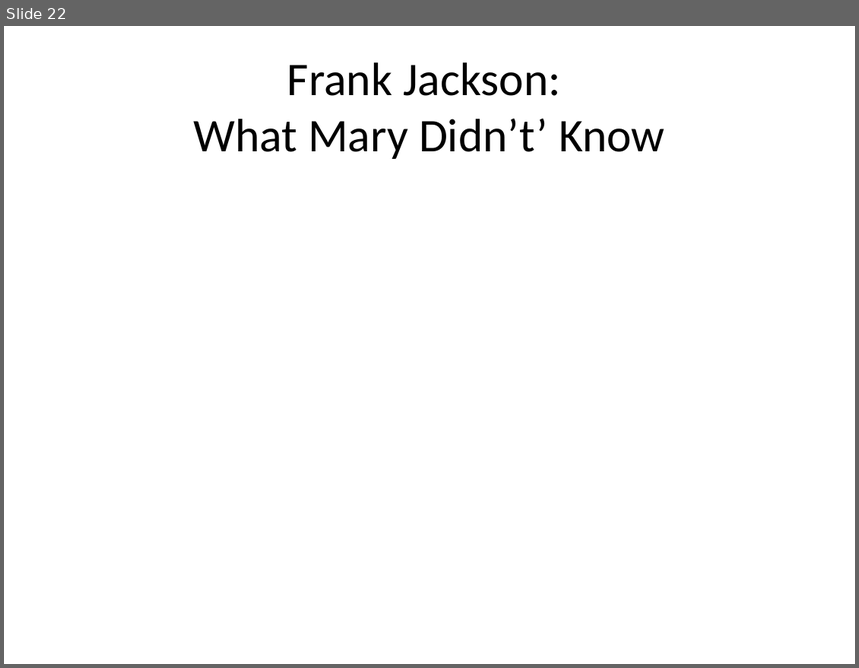
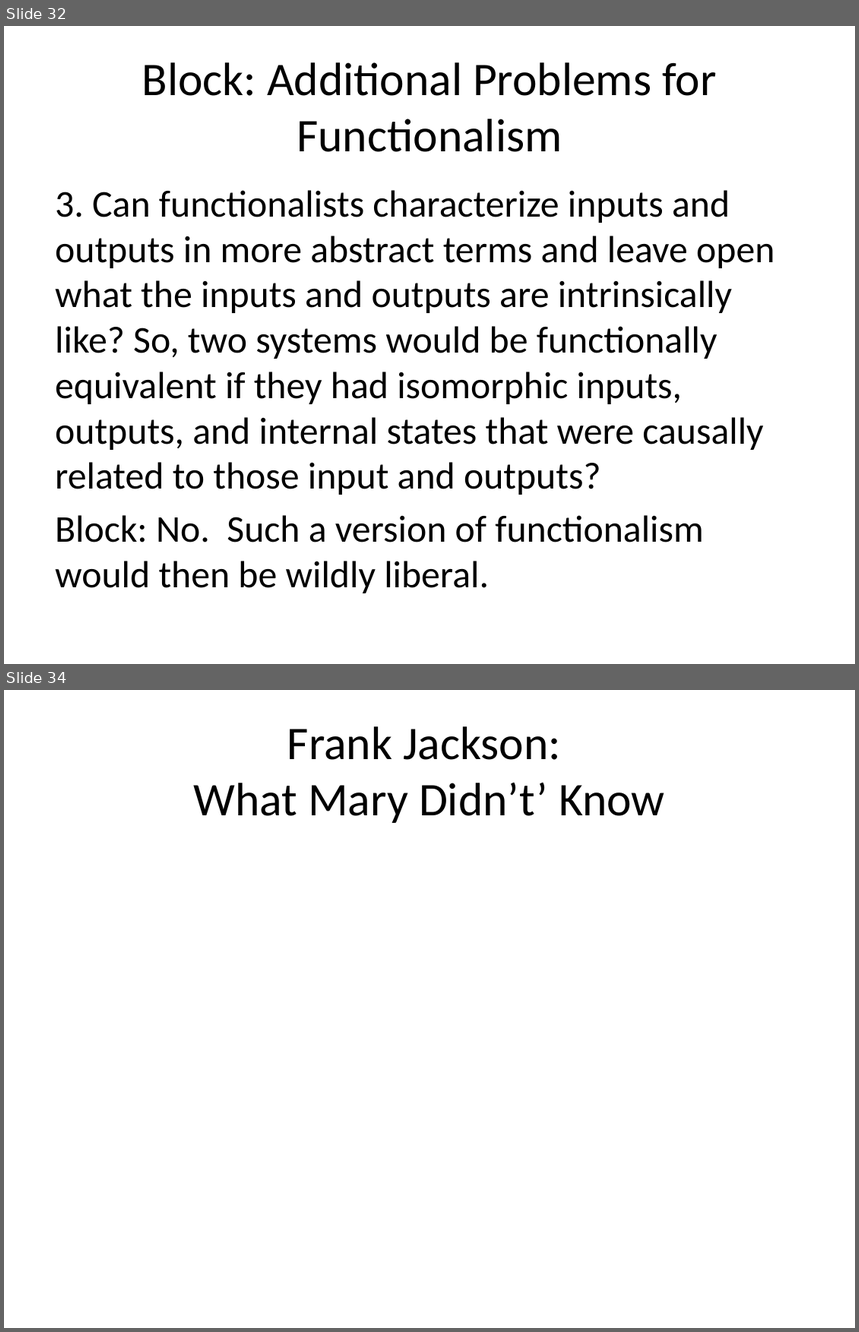
Before and after one commit to Ediblelnk/Kutztown-MSC, a slide deck: PHI241-philosophy-of-the-mind/lecture-slides/Maslin Chapter 5 Functionalism.pptx. Shown one above the other, each under a label of ours: slide 22 before the commit, slides 32 and 34 after it; the slides between them are not shown. The pictures are 859x668 and 859x1332 pixels, drawn with LibreOffice and Linux fonts; fonts in the diff are those of the drawing. Boxes give left, top, right and bottom in pixels: in the first picture for what was removed or moved away, otherwise in the second. Text is boxed around its words. In the diff, an @@ line names an element or a change of style, - is before the commit and + after.

```diff
--- a/PHI241-philosophy-of-the-mind/lecture-slides/Maslin Chapter 5 Functionalism.pptx
+++ b/PHI241-philosophy-of-the-mind/lecture-slides/Maslin Chapter 5 Functionalism.pptx
@@ slide 32 added at (x1=4, y1=26, x2=855, y2=664), background #FFFFFF @@
@@ title added at (x1=142, y1=62, x2=716, y2=152), 39.6 pt, text #000000 @@
+Block: Additional Problems for Functionalism
@@ text added at (x1=55, y1=190, x2=775, y2=594), 32 pt, text #000000 @@
+3. Can functionalists characterize inputs and outputs in more abstract terms and leave open what the inputs and outputs are intrinsically like? So, two systems would be functionally equivalent if they had isomorphic inputs, outputs, and internal states that were causally related to those input and outputs?
+Block: No. Such a version of functionalism would then be wildly liberal.
@@ what was slide 22 is now slide 34 @@
```
Also in this commit, not shown: 4 slides changed, 11 other slides added, 1 other file.
